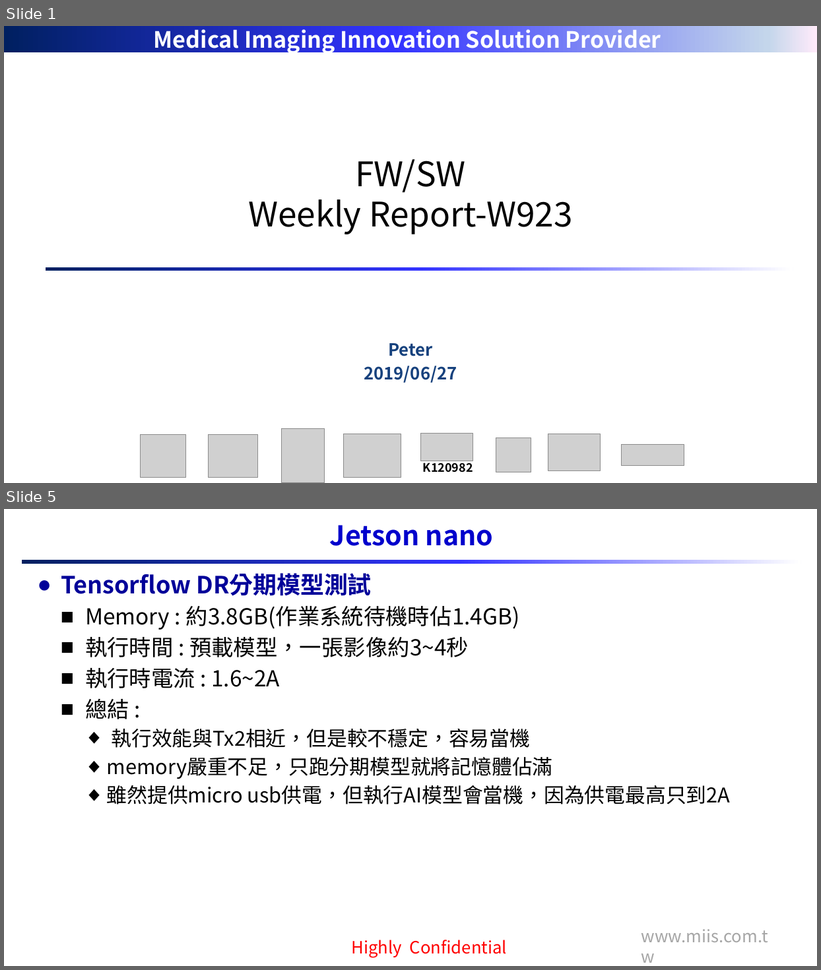
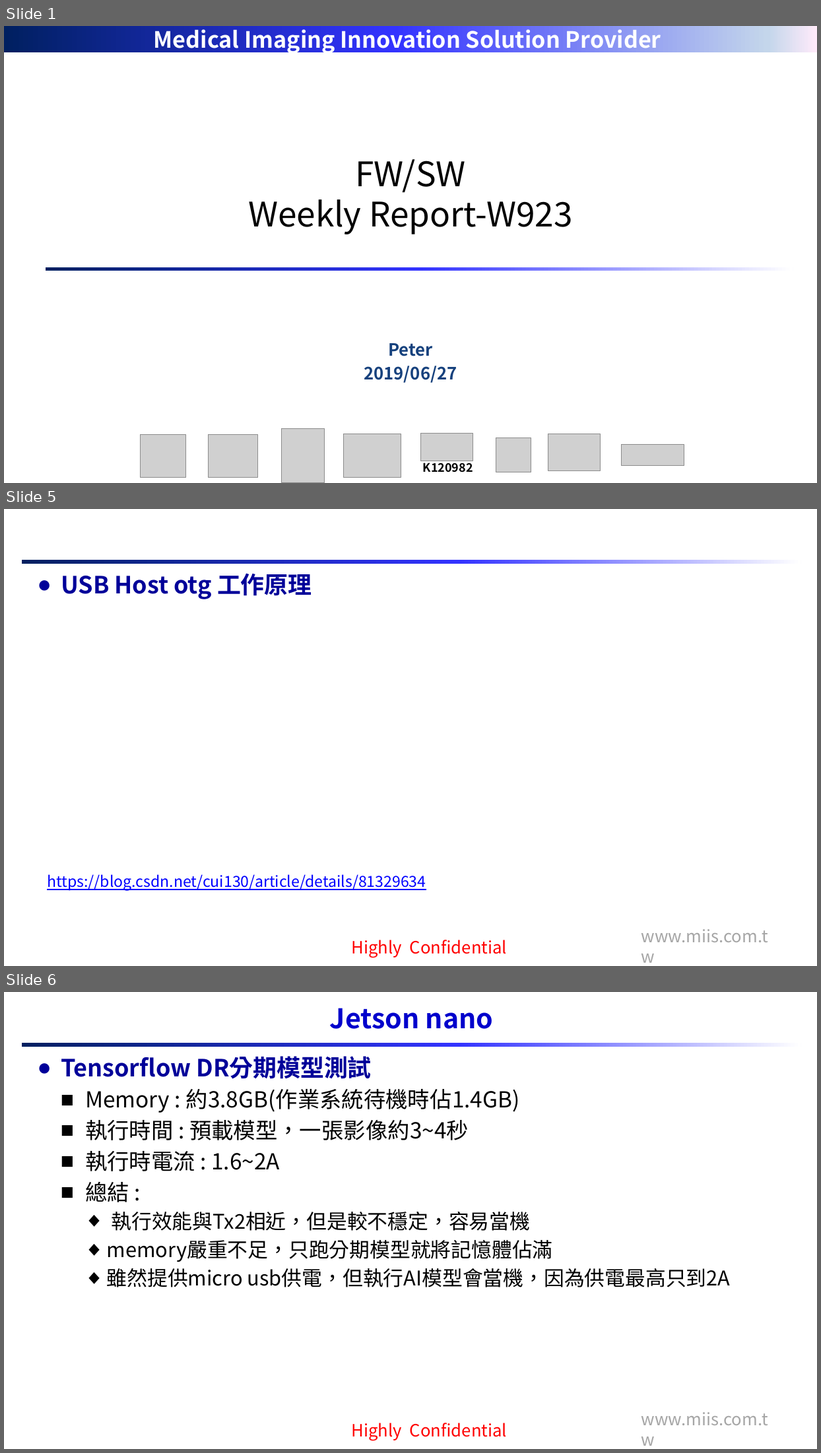
Before and after one commit to Yu-Chian-Lin/tx2-, a slide deck: 日報&週報/2019027weekly_report_Peter.pptx. Shown one above the other, each under a label of ours: slides 1 and 5 before the commit, slides 1, 5 and 6 after it; the slides between them are not shown. The pictures are 821x970 and 821x1453 pixels, drawn with LibreOffice and Linux fonts; fonts in the diff are those of the drawing; grey boxes stand for pictures; background and template pictures are left out. Boxes give left, top, right and bottom in pixels: in the first picture for what was removed or moved away, otherwise in the second. Text is boxed around its words. In the diff, an @@ line names an element or a change of style, - is before the commit and + after.

```diff
--- a/日報&週報/2019027weekly_report_Peter.pptx
+++ b/日報&週報/2019027weekly_report_Peter.pptx
@@ slide 5 added at bbox=[4, 509, 817, 966], background #FFFFFF; not listed: 3 template elements that a slide beside it also shows @@
@@ text added at bbox=[61, 573, 312, 599], 28 pt, text #000099, bold @@
+● USB Host otg 工作原理
@@ text added at bbox=[47, 875, 426, 891], 18 pt, text #0000FF, underline @@
+https://blog.csdn.net/cui130/article/details/81329634
@@ page number added at bbox=[785, 934, 817, 960], 16 pt, text #FFFFFF @@
+5
@@ what was slide 5 is now slide 6 @@
```
Also in this commit, not shown: 3 slides changed, 7 other files.
